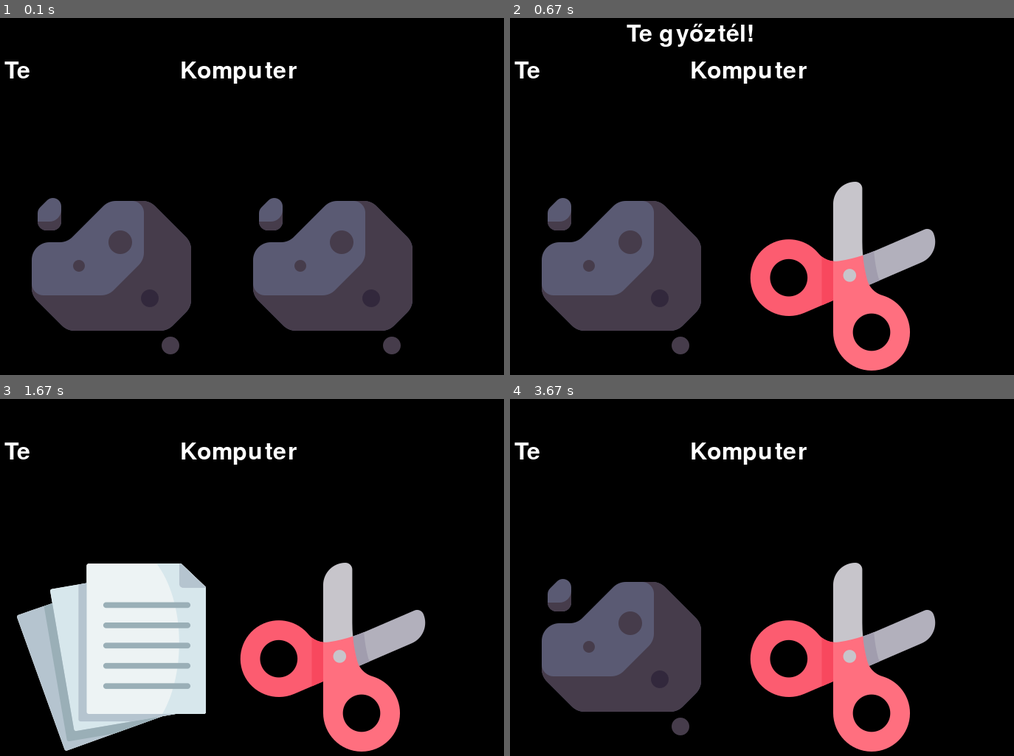
Above: before the commit, frames 1-4 (two rows, left to right).
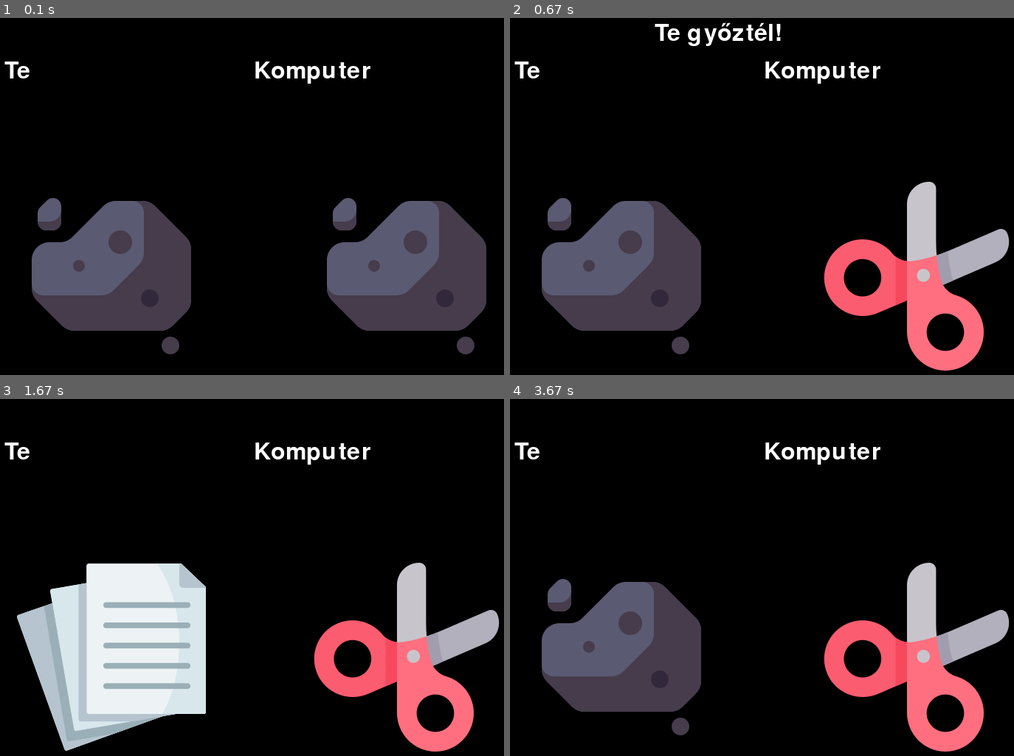
Above: after the commit, the same moments.

Repository: Python-with-zeno/Zeno-dev
Game: pygame game, started from rockpaperscissor-pygame/rps-pygame.py
The game is run twice, just before and just after one commit, with the same random seed, the same clock (stepped at 60 frames per second) and the same inputs.
Inputs:
- Up to frame 1 (0.1 s): no input
- Up to frame 2 (0.67 s): tap Enter at 0.33 s
- Up to frame 3 (1.67 s): hold Up 0.67-1.13 s; hold Down 1.17-1.47 s; hold Up from 1.5 s (still down)
- Up to frame 4 (3.67 s): release Up at 1.87 s; hold Down 1.9-2.27 s; hold Up 2.3-2.6 s; hold Down 2.63-2.93 s; hold Up 2.97-3.33 s; hold Down from 3.37 s (still down)

The runs differ from the first frame. In frame 1, 14% of the frame differs, in the area x 36-97%, y 12-95%; in frame 2, 13%; in frame 3, 12%; in frame 4, 12%.

Commit message:
Update rps-pygame.py

Diff:
--- a/rockpaperscissor-pygame/rps-pygame.py
+++ b/rockpaperscissor-pygame/rps-pygame.py
@@ -4,14 +4,15 @@
 # pygame
 
 pygame.init()
-screen = pygame.display.set_mode((800, 600))
+WIDTH, HEIGHT = 800, 600
+screen = pygame.display.set_mode((WIDTH, HEIGHT))
 pygame.display.set_caption("Kő papír olló")
 clock = pygame.time.Clock()
 
 # images
-ko = pygame.image.load("./images/01.png")
-papir = pygame.image.load("./images/02.png")
-ollo = pygame.image.load("./images/03.png")
+ko = pygame.image.load("./images/01.png").convert_alpha()
+papir = pygame.image.load("./images/02.png").convert_alpha()
+ollo = pygame.image.load("./images/03.png").convert_alpha()
 
 # colors
 white = (255, 255, 255)
@@ -25,14 +26,14 @@
 
 user_text = font.render('Te', True, white, black)
 user_text_rect = user_text.get_rect()
-user_text_rect.center = (100, 100)
+user_text_rect.center = ((WIDTH//2)-300, 100)
 komputer_text = font.render('Komputer', True, white, black)
 komputer_text_rect = komputer_text.get_rect()
-komputer_text_rect.center = (400, 100)
+komputer_text_rect.center = ((WIDTH//2)+100, 100)
 
-winner_text = font.render('Győztes', True, white, black)
+winner_text = font.render('Nincs győztes!?', True, white, black)
 winner_text_rect = winner_text.get_rect()
-winner_text_rect.center = (300, 50)
+winner_text_rect.center = ((WIDTH//2), 50)
 
 # globals
 
@@ -64,7 +65,7 @@
     if event.type == pygame.QUIT:
       running = False
     if event.type == pygame.KEYDOWN:
-      if event.key == pygame.K_ESCAPE or event.key == pygame.K_ESCAPE:
+      if event.key == pygame.K_ESCAPE:
         running = False
       if event.key == pygame.K_UP:
         gyoztest_mutasd = False
@@ -82,16 +83,16 @@
         winner_text = font.render(ki_a_gyoztes, True, white, black)
         gyoztest_mutasd = True
 
-  screen.fill((0, 0, 0))
+  screen.fill(black)
 
   if gyoztest_mutasd:
     screen.blit(winner_text, winner_text_rect)
 
   screen.blit(user_text, user_text_rect)
-  screen.blit(szabaly[felh_valasztasa]["image"], (100, 250))
+  screen.blit(szabaly[felh_valasztasa]["image"], ((WIDTH//2)-300, 250))
 
   screen.blit(komputer_text, komputer_text_rect)
-  screen.blit(szabaly[komputer_valasztasa]["image"], (400, 250))
+  screen.blit(szabaly[komputer_valasztasa]["image"], ((WIDTH//2)+100, 250))
 
   pygame.display.update()
   clock.tick(60)
